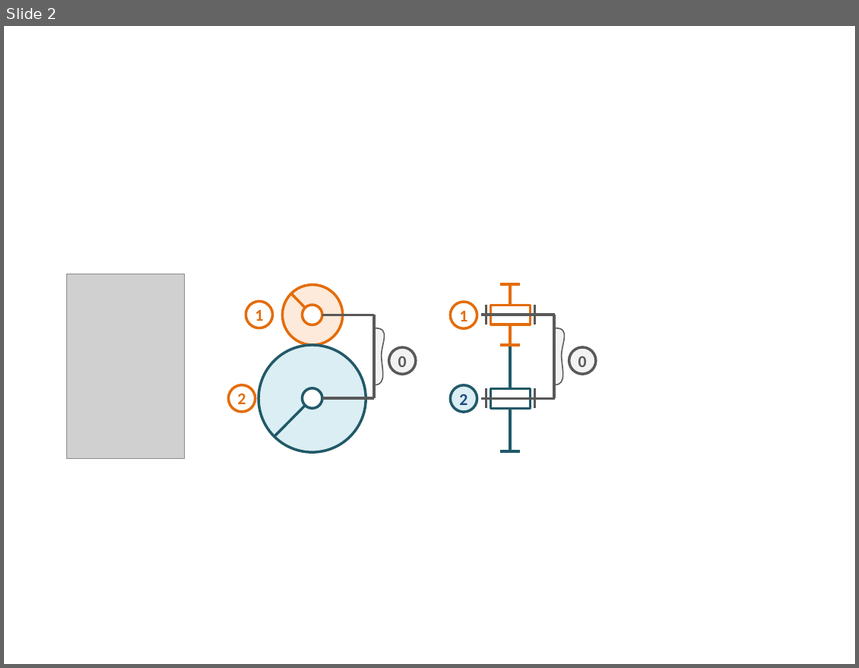
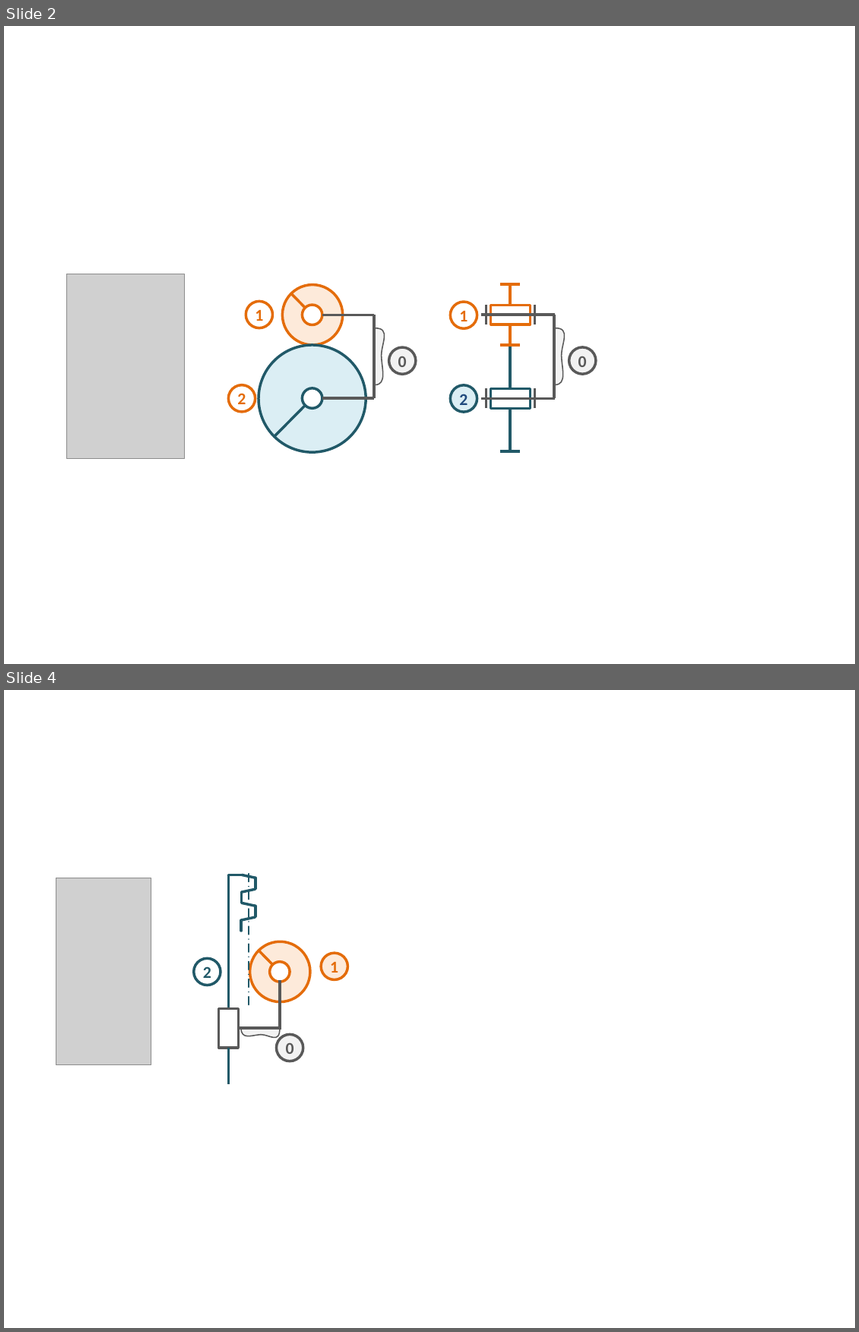
Before and after one commit to xpessoles/Cy_04_PSI_ModelisationDynamique, a slide deck: Revisions_Cinematique/Cy_04_Rev_Cin_04_Transmetteurs_Fiche/images/Figure.pptx. Shown one above the other, each under a label of ours: slide 2 before the commit, slides 2 and 4 after it; the slides between them are not shown. The pictures are 859x668 and 859x1332 pixels, drawn with LibreOffice and Linux fonts; fonts in the diff are those of the drawing; grey boxes stand for pictures. Boxes give left, top, right and bottom in pixels: in the first picture for what was removed or moved away, otherwise in the second. Text is boxed around its words. In the diff, an @@ line names an element or a change of style, - is before the commit and + after.

```diff
--- a/Revisions_Cinematique/Cy_04_Rev_Cin_04_Transmetteurs_Fiche/images/Figure.pptx
+++ b/Revisions_Cinematique/Cy_04_Rev_Cin_04_Transmetteurs_Fiche/images/Figure.pptx
@@ slide 4 added at bbox=[4, 690, 855, 1328], background #FFFFFF @@
@@ picture added at bbox=[56, 878, 151, 1065] @@
@@ line added from (229, 875) to (229, 1009), #215968 2.25 pt @@
@@ line added from (243, 875) to (229, 875), #215968 2.25 pt @@
@@ group added at bbox=[241, 875, 256, 903]: 4 lines @@
@@ line added from (249, 874) to (249, 1005), #215968 1 pt dashed @@
@@ group added at bbox=[241, 903, 255, 931]: 4 lines @@
@@ ellipse added at bbox=[194, 958, 220, 985], outline #215968 2.25 pt, 14 pt, text #215968, bold @@
+2
@@ ellipse added at bbox=[250, 942, 310, 1002], fill #FDEADA, outline #E46C0A 2.25 pt @@
@@ line added from (273, 965) to (259, 951), #E46C0A 2.25 pt @@
@@ ellipse added at bbox=[269, 961, 290, 982], fill #FFFFFF, outline #E46C0A 2.25 pt @@
@@ ellipse added at bbox=[321, 953, 347, 980], fill #FDEADA, outline #E46C0A 2.25 pt, 14 pt, text #E46C0A, bold @@
+1
@@ line added from (280, 1028) to (280, 982), #595959 2.25 pt @@
@@ rectangle added at bbox=[219, 1008, 239, 1048], fill #FFFFFF, outline #595959 2 pt @@
@@ line added from (280, 1028) to (238, 1028), #595959 2.25 pt @@
@@ freeform shape added at bbox=[240, 1028, 280, 1038], fill #F2F2F2, outline #595959 1 pt @@
@@ line added from (229, 1049) to (229, 1085), #215968 2.25 pt @@
@@ ellipse added at bbox=[276, 1035, 303, 1061], fill #F2F2F2, outline #595959 2.25 pt, 14 pt, text #595959, bold @@
+0
```
Also in this commit, not shown: 1 slide changed, 1 other slide added.
